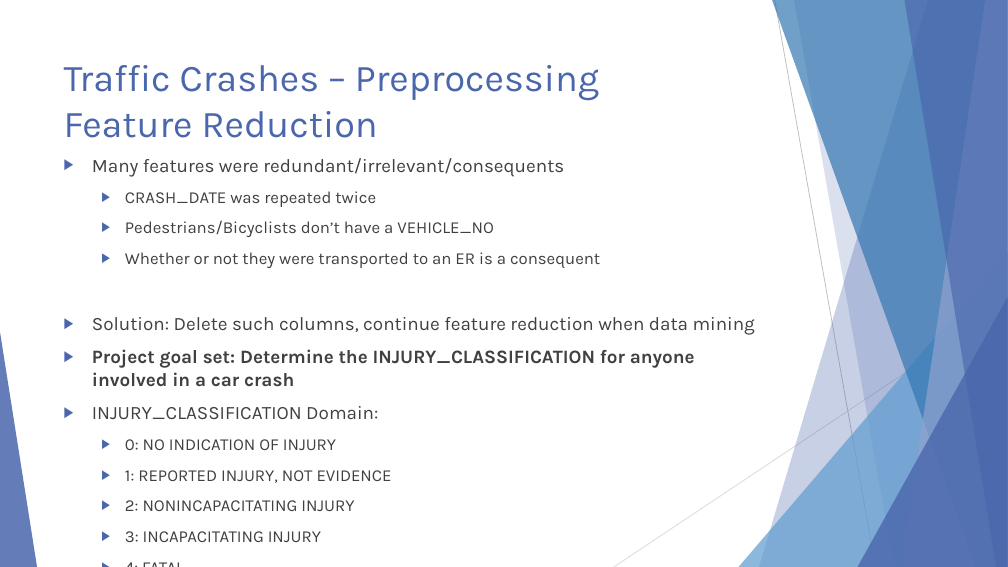
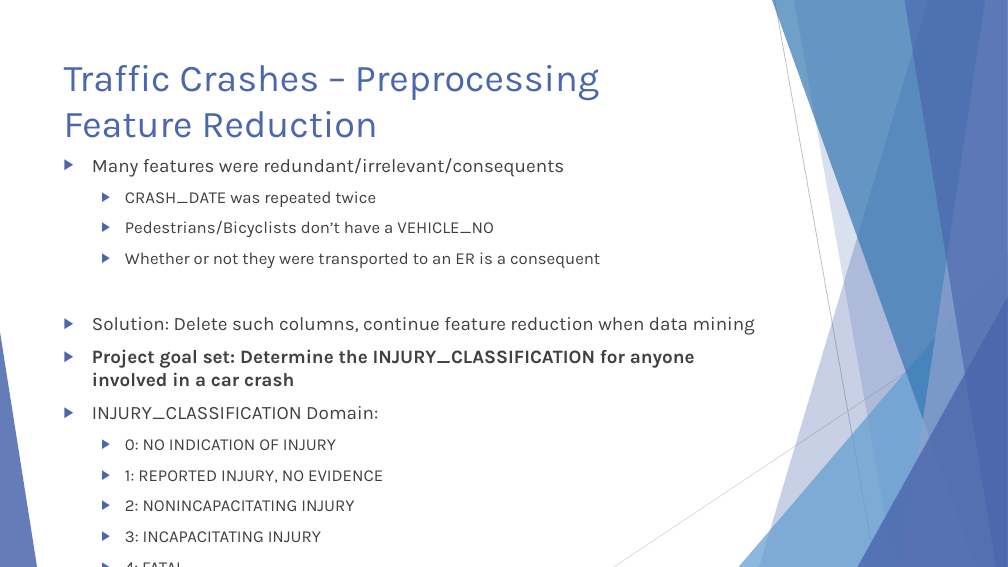
Before and after one commit to ndarwich/Crash-Analysis, a slide deck: slide 25 of Slides/An Investigation.pptx. Drawn at 1008x567 pixels with LibreOffice and Linux fonts; fonts in the diff are those of the drawing. Boxes give left, top, right and bottom in pixels: in the first picture for what was removed or moved away, otherwise in the second. Text is boxed around its words. In the diff, an @@ line names an element or a change of style, - is before the commit and + after.

```diff
--- a/Slides/An Investigation.pptx
+++ b/Slides/An Investigation.pptx
@@ text at bbox=[125, 470, 383, 483]: text changed @@
-  ▶ 1: REPORTED INJURY, NOT EVIDENCE
+  ▶ 1: REPORTED INJURY, NO EVIDENCE
```
Also in this commit, not shown: 3 other slides changed, 2 slides added.
